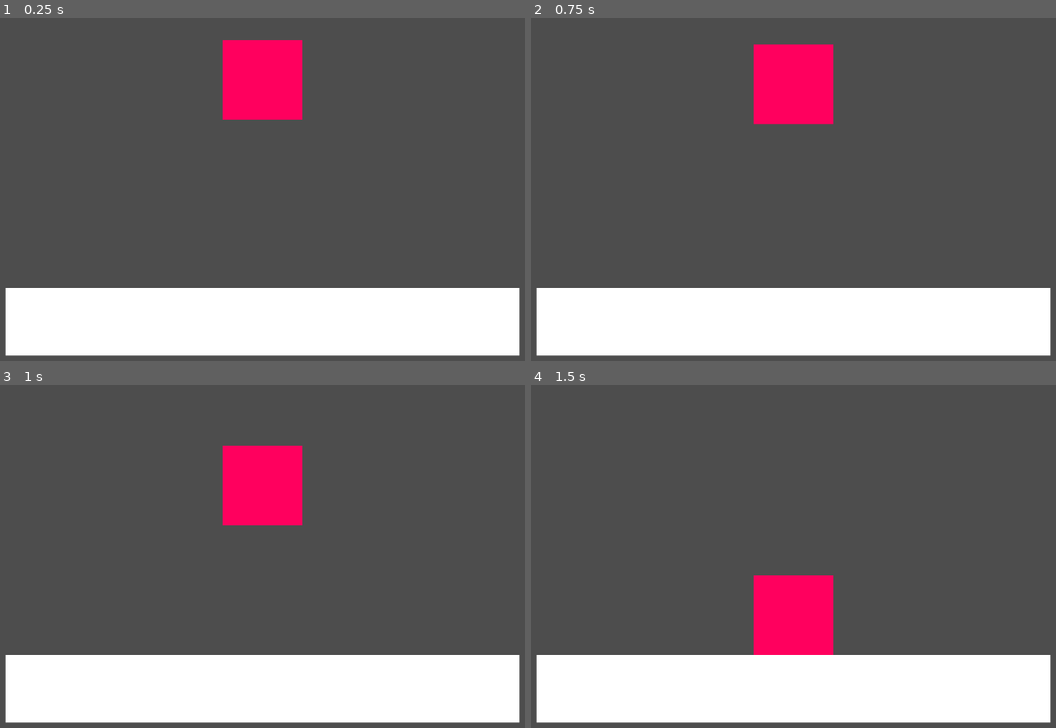
Above: before the commit, frames 1-4 (two rows, left to right).
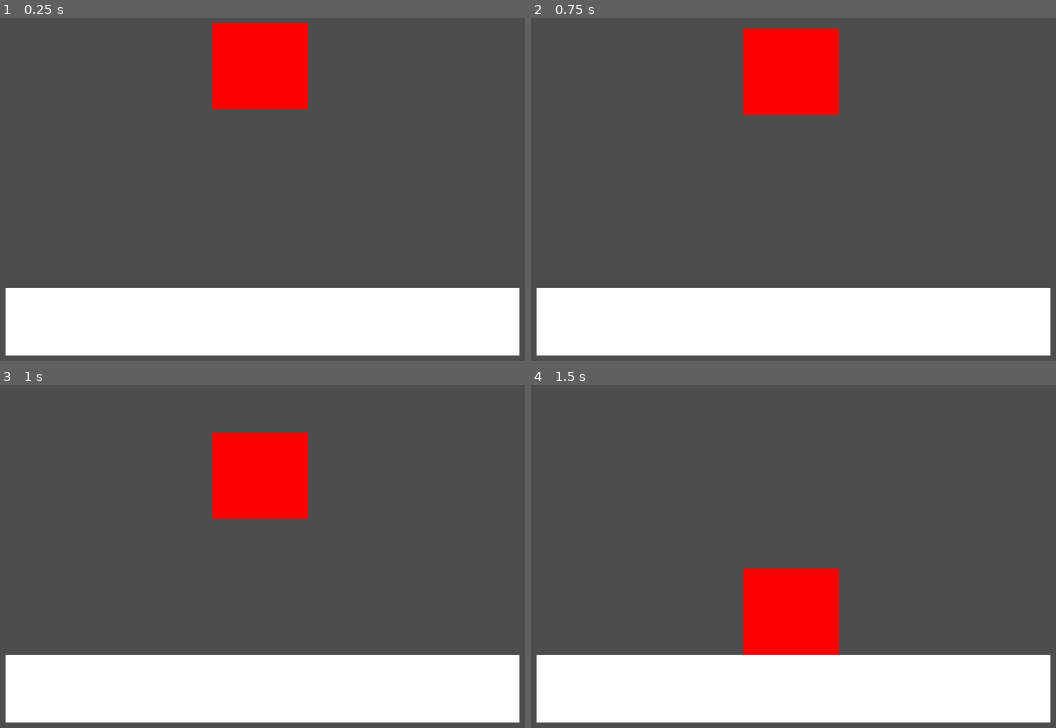
Above: after the commit, the same moments.

Repository: Tassnaz/FallingBlock
Game: Godot game, scene res://Scenes/main.tscn
The game is run twice, just before and just after one commit, with the same random seed, the same clock (stepped at 60 frames per second) and the same inputs.
Inputs:
- Up to frame 1 (0.25 s): no input
- Up to frame 2 (0.75 s): tap Enter at 0.5 s; tap Space (Drop) at 0.6 s
- Up to frame 3 (1 s): no input
- Up to frame 4 (1.5 s): tap Space (Drop) at 1.35 s

The runs differ from the first frame. In frame 1, 5.1% of the frame differs, in the area x 40-59%, y 1-30%; in frame 2, 5.0%; in frame 3, 4.9%; in frame 4, 4.6%.
Error after the commit: Invalid assignment of property or key 'y' with value of type 'Vector2' on a base object of type 'Vector2'. (res://Scripts/block.gd:27)

Commit message:
2025-08-27 22:13
Bytte till characterbody för rigidbody fucking suger

Diff:
--- a/Scenes/block.gd
+++ /dev/null
@@ -1,25 +0,0 @@
-extends RigidBody2D
-
-var BlockStartPos = Vector2()
-var should_reset = false
-
-func _ready():
-	BlockStartPos = self.position
-	freeze = true
-
-func _physics_process(delta):
-	if Input.is_action_just_pressed("Drop"):
-		freeze = false
-
-	if Input.is_action_just_pressed("Reset"):
-		should_reset = true
-
-func _integrate_forces(state):
-	if should_reset:
-		state.transform.origin = BlockStartPos
-		state.linear_velocity = Vector2.ZERO
-		state.angular_velocity = 0.0
-
-		freeze = true
-
-		should_reset = false
--- a/Scenes/main.tscn
+++ b/Scenes/main.tscn
@@ -1,29 +1,14 @@
 [gd_scene load_steps=4 format=3 uid="uid://0cdnry12lqwy"]
 
-[ext_resource type="Script" path="res://Scenes/block.gd" id="1_prp2k"]
-
-[sub_resource type="RectangleShape2D" id="RectangleShape2D_q70la"]
-size = Vector2(140, 140)
+[ext_resource type="Script" path="res://Scripts/block.gd" id="1_hy75b"]
 
 [sub_resource type="RectangleShape2D" id="RectangleShape2D_52lr8"]
 size = Vector2(902.5, 119)
 
+[sub_resource type="RectangleShape2D" id="RectangleShape2D_kdcfi"]
+size = Vector2(168.5, 152)
+
 [node name="Main" type="Node2D"]
-
-[node name="Block" type="RigidBody2D" parent="."]
-freeze_mode = 1
-script = ExtResource("1_prp2k")
-
-[node name="ColorRect" type="ColorRect" parent="Block"]
-offset_left = 506.0
-offset_top = 56.0
-offset_right = 646.0
-offset_bottom = 196.0
-color = Color(1, 0, 0.368627, 1)
-
-[node name="CollisionShape2D" type="CollisionShape2D" parent="Block"]
-position = Vector2(576, 126)
-shape = SubResource("RectangleShape2D_q70la")
 
 [node name="Platform" type="StaticBody2D" parent="."]
 
@@ -41,3 +26,17 @@
 position = Vector2(575.75, 551.5)
 shape = SubResource("RectangleShape2D_52lr8")
 debug_color = Color(0.832538, 0, 0.238212, 0.42)
+
+[node name="Block" type="CharacterBody2D" parent="."]
+script = ExtResource("1_hy75b")
+
+[node name="ColorRect" type="ColorRect" parent="Block"]
+offset_left = 488.0
+offset_top = 26.0
+offset_right = 656.0
+offset_bottom = 178.0
+color = Color(1, 0, 0, 1)
+
+[node name="CollisionShape2D" type="CollisionShape2D" parent="Block"]
+position = Vector2(571.75, 102)
+shape = SubResource("RectangleShape2D_kdcfi")
--- /dev/null
+++ b/Scripts/block.gd
@@ -0,0 +1,31 @@
+extends CharacterBody2D
+
+# Variables
+var Gravity = ProjectSettings.get_setting("physics/2d/default_gravity")
+var BlockStartPos = Vector2()
+var CanDrop = false
+@export var DropSpeed = 1
+@export var MoveSpeed = 10
+
+func _ready():
+	# Gets the initial position
+	BlockStartPos = self.position
+
+func _physics_process(delta):
+	# Makes it drop
+	if Input.is_action_just_pressed("Drop"):
+		CanDrop = true
+
+	if CanDrop == true:
+		velocity.y += Gravity * DropSpeed * delta
+
+	# Reset and making block stay in place after
+	if Input.is_action_just_pressed("Reset"):
+		CanDrop = false
+
+	if CanDrop == false:
+		position.y = BlockStartPos
+
+
+
+	move_and_slide()
--- a/project.godot
+++ b/project.godot
@@ -28,3 +28,15 @@
 "events": [Object(InputEventKey,"resource_local_to_scene":false,"resource_name":"","device":-1,"window_id":0,"alt_press …(192 unchanged characters)…
 ]
 }
+Left={
+"deadzone": 0.5,
+"events": [Object(InputEventKey,"resource_local_to_scene":false,"resource_name":"","device":-1,"window_id":0,"alt_pressed":false,"shift_pressed":false,"ctrl_pressed":false,"meta_pressed":false,"pressed":false,"keycode":0,"physical_keycode":65,"key_label":0,"unicode":97,"location":0,"echo":false,"script":null)
+, Object(InputEventKey,"resource_local_to_scene":false,"resource_name":"","device":-1,"window_id":0,"alt_pressed":false,"shift_pressed":false,"ctrl_pressed":false,"meta_pressed":false,"pressed":false,"keycode":0,"physical_keycode":4194319,"key_label":0,"unicode":0,"location":0,"echo":false,"script":null)
+]
+}
+Right={
+"deadzone": 0.5,
+"events": [Object(InputEventKey,"resource_local_to_scene":false,"resource_name":"","device":-1,"window_id":0,"alt_pressed":false,"shift_pressed":false,"ctrl_pressed":false,"meta_pressed":false,"pressed":false,"keycode":0,"physical_keycode":68,"key_label":0,"unicode":100,"location":0,"echo":false,"script":null)
+, Object(InputEventKey,"resource_local_to_scene":false,"resource_name":"","device":-1,"window_id":0,"alt_pressed":false,"shift_pressed":false,"ctrl_pressed":false,"meta_pressed":false,"pressed":false,"keycode":0,"physical_keycode":4194321,"key_label":0,"unicode":0,"location":0,"echo":false,"script":null)
+]
+}
